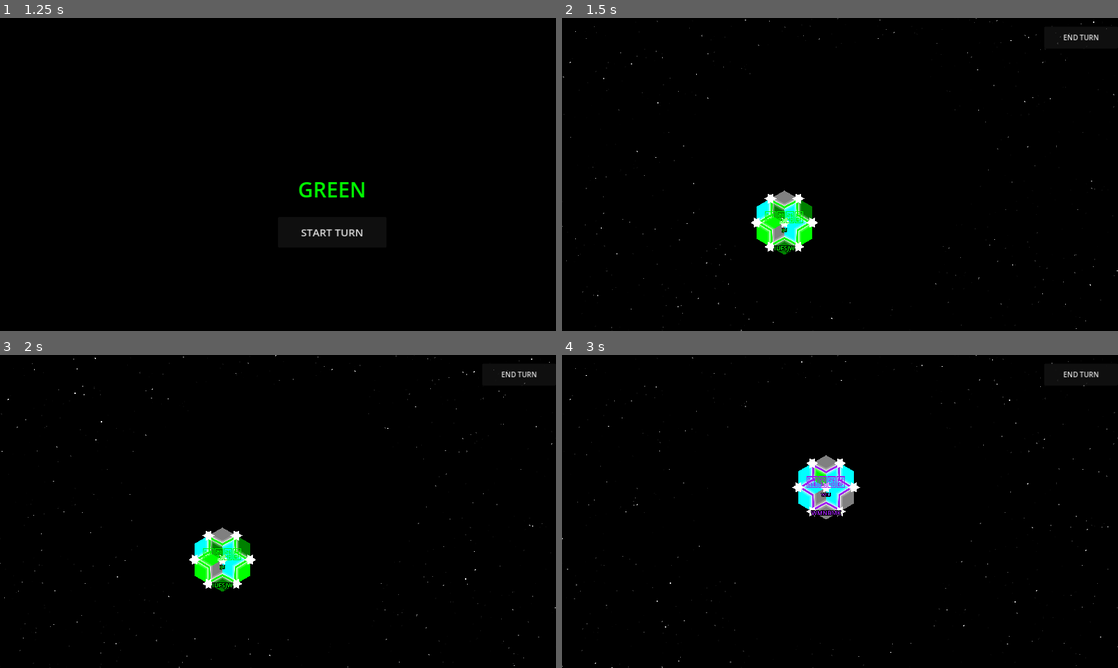
Above: before the commit, frames 1-4 (two rows, left to right).
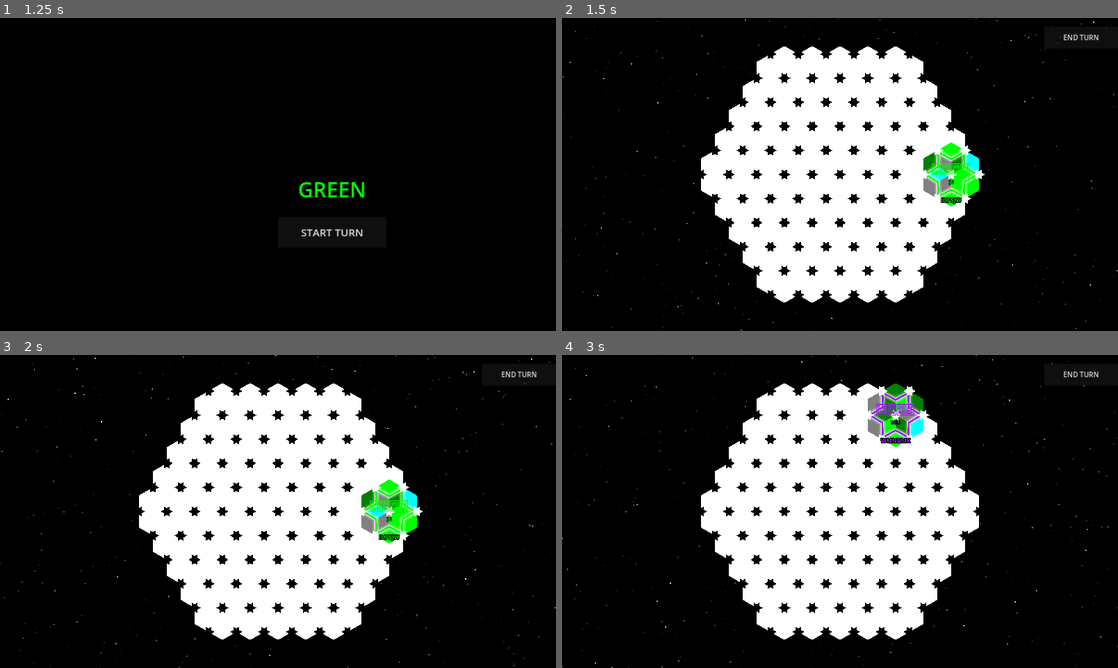
Above: after the commit, the same moments.

Repository: Cy13eruna/VyV
Game: Godot game, scene res://main.tscn
Two runs of this game, one before a commit and one after it. Both use one fixed random seed, a clock stepped at 60 frames per second and the inputs below.
Inputs:
- Up to frame 1 (1.25 s): click "2" at 0.5 s
- Up to frame 2 (1.5 s): click "START TURN" at 1.25 s
- Up to frame 3 (2 s): no input
- Up to frame 4 (3 s): click "END TURN" at 2 s; click "START TURN" at 2.75 s

Frame 1 is identical in both runs. In frame 2, 28% of the frame differs, in the area x 25-76%, y 9-91%; in frame 3, 28%; in frame 4, 28%.

Commit message:
Spawn At Corners

Diff:
--- a/src/systems/entities/DomainManager.gd
+++ b/src/systems/entities/DomainManager.gd
@@ -22,7 +22,6 @@
 			positions.append(domain.pos)
 	return positions
 
-## Retorna a instância (Node) de um domínio em uma posição específica
 func get_domain_at(world_pos: Vector2) -> Node2D:
 	var clean_pos = world_pos.snapped(Vector2(0.1, 0.1))
 	for inst in domain_instances:
@@ -39,14 +38,11 @@
 			inst.queue_free()
 	domain_instances.clear()
 
-## ATUALIZADO: Agora retorna a instância Node2D criada para que outros managers
-## possam acessar propriedades como o 'domain_name'.
 func create_domain(world_pos: Vector2, color: Color, owner_id: int = -1, tile_size: float = 64.0) -> Node2D:
 	var clean_pos = world_pos.snapped(Vector2(0.1, 0.1))
 	var pos_key = str(clean_pos)
 
 	if active_domains.has(pos_key):
-		# Se já existe, tentamos retornar a instância existente
 		return get_domain_at(clean_pos)
 
 	active_domains[pos_key] = {
@@ -60,8 +56,6 @@
 
 	var new_domain = Node2D.new()
 	new_domain.set_script(domain_script)
-
-	# Adicionamos à árvore ANTES do setup para garantir que o _ready (e o nome) ocorra
 	add_child(new_domain)
 
 	if new_domain.has_method("setup_domain"):
@@ -70,9 +64,9 @@
 	new_domain.name = "Domain_" + pos_key.replace(".", "_")
 	domain_instances.append(new_domain)
 
-	return new_domain # <--- CRITICO: Permite ao VagabondManager ler o nome
+	return new_domain
 
-## --- LÓGICA DE SPAWN ---
+## --- LÓGICA DE SPAWN (PONTA DO MAPA) ---
 
 func spawn_domains(player_count: int, grid_mgr: Node2D, v_mgr: Node2D, turn_mgr: Node):
 	clear_domains()
@@ -80,24 +74,49 @@
 
 	var t_size = grid_mgr.get("tile_size") if "tile_size" in grid_mgr else 64.0
 	var nodes = grid_mgr.data.nodes.keys()
-	nodes.shuffle()
 
+	# 1. Filtramos apenas quem tem 6 vizinhos (para o domínio caber visualmente)
+	var valid_nodes = []
+	for pos in nodes:
+		if grid_mgr.data.nodes[pos].neighbors.size() == 6:
+			valid_nodes.append(pos)
+
+	if valid_nodes.is_empty(): return
+
+	# 2. Definimos as 6 direções cardinais de um hexágono (ângulos de 60°)
+	var directions = [
+		Vector2(1, 0),          # Direita
+		Vector2(0.5, 0.866),    # Sudeste
+		Vector2(-0.5, 0.866),   # Sudoeste
+		Vector2(-1, 0),         # Esquerda
+		Vector2(-0.5, -0.866),  # Noroeste
+		Vector2(0.5, -0.866)    # Nordeste
+	]
+
+	var edge_positions = []
+
+	# 3. Para cada direção, encontramos o nó interno mais extremo (Projeção Dot Product)
+	for dir in directions:
+		var best_node = Vector2.ZERO
+		var max_proj = -INF
+
+		for pos in valid_nodes:
+			var proj = pos.dot(dir)
+			if proj > max_proj:
+				max_proj = proj
+				best_node = pos
+
+		if not best_node in edge_positions:
+			edge_positions.append(best_node)
+
+	# 4. Embaralhamos as pontas encontradas para que a ordem dos jogadores seja aleatória
+	edge_positions.shuffle()
+
+	# 5. Criamos os domínios limitando pela contagem de jogadores
 	var spawned = 0
-	for pos in nodes:
-		if spawned >= player_count: break
-
-		if grid_mgr.data.nodes[pos].neighbors.size() == 6:
-			if _is_space_free(pos):
-				_create_capital(spawned, pos, grid_mgr, v_mgr, turn_mgr, t_size)
-				spawned += 1
-
-func _is_space_free(grid_pos: Vector2) -> bool:
-	var min_dist = 200.0
-	for pos_key in active_domains:
-		var d = active_domains[pos_key]
-		if d.pos.distance_to(grid_pos) < min_dist:
-			return false
-	return true
+	for i in range(min(player_count, edge_positions.size())):
+		_create_capital(spawned, edge_positions[i], grid_mgr, v_mgr, turn_mgr, t_size)
+		spawned += 1
 
 func _create_capital(id: int, grid_pos: Vector2, grid: Node2D, v_mgr: Node2D, turn: Node, t_size: float):
 	if not turn: return
@@ -110,15 +129,11 @@
 	var color_name = player_colors[id]
 	var p_color = color_options[color_name]
 
-	# 1. Criamos o domínio e pegamos a instância de volta
 	var domain_inst = create_domain(grid_pos, p_color, id, t_size)
 
-	# 2. Geramos o nome baseado no domínio criado
 	var v_name = ""
 	if is_instance_valid(domain_inst) and domain_inst.has_method("generate_vagabond_name"):
 		v_name = domain_inst.generate_vagabond_name()
 
-	# 3. Spawna a unidade com o nome injetado
 	if v_mgr and v_mgr.has_method("_create_vagabond"):
-		# Usamos a função interna do Manager que aceita o parâmetro de nome
 		v_mgr._create_vagabond(grid_pos, p_color, id, grid, v_name)
--- a/src/systems/grid/GridPainter.gd
+++ b/src/systems/grid/GridPainter.gd
@@ -135,7 +135,7 @@
 		var pts = _parse_edge_id(edge_key)
 		if pts.size() == 2:
 			var poly = HexMath.get_edge_polygon(pts[0], pts[1], tile_size)
-			edges_layer.draw_colored_polygon(poly, Color.BLACK)
+			edges_layer.draw_colored_polygon(poly, Color.WHITE)
 
 	# PASSO 2: Arestas reveladas (Cores do terreno)
 	for edge_id in revealed_edges:
--- a/src/systems/turn/MatchManager.gd
+++ b/src/systems/turn/MatchManager.gd
@@ -4,61 +4,58 @@
 var main_ref: Node
 
 func _init(p_main: Node) -> void:
-	main_ref = p_main
+    main_ref = p_main
 
 ## Orquestra a criação completa de uma partida
 func setup_game(player_count: int) -> void:
-	var grid = main_ref.grid_manager
-	var terrain = main_ref.terrain_manager
-	var turn = main_ref.turn_manager
+    var grid = main_ref.grid_manager
+    var terrain = main_ref.terrain_manager
+    var turn = main_ref.turn_manager
 
-	# 1. Definição de escala (Raio do mapa)
-	var radius = _get_map_radius(player_count)
+    # 1. Definição de escala (Raio do mapa)
+    var radius = _get_map_radius(player_count)
 
-	# 2. Configuração do Tabuleiro e Terreno
-	if grid.has_method("setup_map"):
-		grid.setup_map(radius)
+    # 2. Configuração do Tabuleiro e Terreno
+    if grid.has_method("setup_map"):
+        grid.setup_map(radius)
 
-	if terrain and terrain.has_method("generate_random_terrain"):
-		terrain.generate_random_terrain(grid.data)
+    if terrain and terrain.has_method("generate_random_terrain"):
+        terrain.generate_random_terrain(grid.data)
 
-	if grid.painter:
-		grid.painter.terrain_ref = terrain
+    if grid.painter:
+        grid.painter.terrain_ref = terrain
 
-		# --- CONEXÃO CRÍTICA ---
-		# Garantimos que o DomainManager saiba quem é o Painter antes do spawn
-		if main_ref.domain_manager and main_ref.domain_manager.has_method("set_painter"):
-			main_ref.domain_manager.set_painter(grid.painter)
+        if main_ref.domain_manager and main_ref.domain_manager.has_method("set_painter"):
+            main_ref.domain_manager.set_painter(grid.painter)
 
-	# 3. Configuração de Turnos
-	if turn.has_method("setup"):
-		turn.setup(player_count)
+    # 3. Configuração de Turnos
+    if turn.has_method("setup"):
+        turn.setup(player_count)
 
-	# 4. Spawn de Jogadores (Passamos o grid_manager em vez do radius)
-	_spawn_sequence(player_count)
+    # 4. Inicia sequência de spawn
+    _spawn_sequence(player_count)
 
 func _get_map_radius(player_count: int) -> int:
-	return {2: 10, 3: 12, 4: 14, 6: 18}.get(player_count, 12)
+    return {2: 10, 3: 12, 4: 14, 6: 18}.get(player_count, 12)
 
 func _spawn_sequence(player_count: int) -> void:
-	# Aguarda um frame para garantir que a Scene Tree processou o GridPainter
-	await main_ref.get_tree().process_frame
+    # Aguarda um frame para garantir que os dados do Grid (vizinhos, etc) foram processados
+    await main_ref.get_tree().process_frame
 
-	# Limpa domínios antigos
-	if main_ref.domain_manager and main_ref.domain_manager.has_method("clear_domains"):
-		main_ref.domain_manager.clear_domains()
+    var d_mgr = main_ref.domain_manager
+    var v_mgr = main_ref.vagabond_manager
+    var g_mgr = main_ref.grid_manager
+    var t_mgr = main_ref.turn_manager
 
-	# O VagabondManager agora recebe o grid_manager para calcular world_pos e neighbors
-	if main_ref.vagabond_manager:
-		main_ref.vagabond_manager.spawn_players(
-			player_count,
-			main_ref.turn_manager,
-			main_ref.grid_manager # CORREÇÃO: Argumento 3 agora é o Object GridManager
-		)
+    # MUDANÇA CRÍTICA:
+    # Em vez de chamar o VagabondManager diretamente, chamamos o DomainManager.
+    # Ele calculará as 6 pontas e criará os domínios E os vagabundos nas posições certas.
+    if d_mgr and d_mgr.has_method("spawn_domains"):
+        d_mgr.spawn_domains(player_count, g_mgr, v_mgr, t_mgr)
 
-	# Finaliza sincronizando o estado visual
-	if main_ref.has_method("_update_game_visibility"):
-		main_ref._update_game_visibility(true)
+    # Sincroniza estado visual
+    if main_ref.has_method("_update_game_visibility"):
+        main_ref._update_game_visibility(true)
 
-	if main_ref.has_method("_setup_hud"):
-		main_ref._setup_hud()
+    if main_ref.has_method("_setup_hud"):
+        main_ref._setup_hud()
